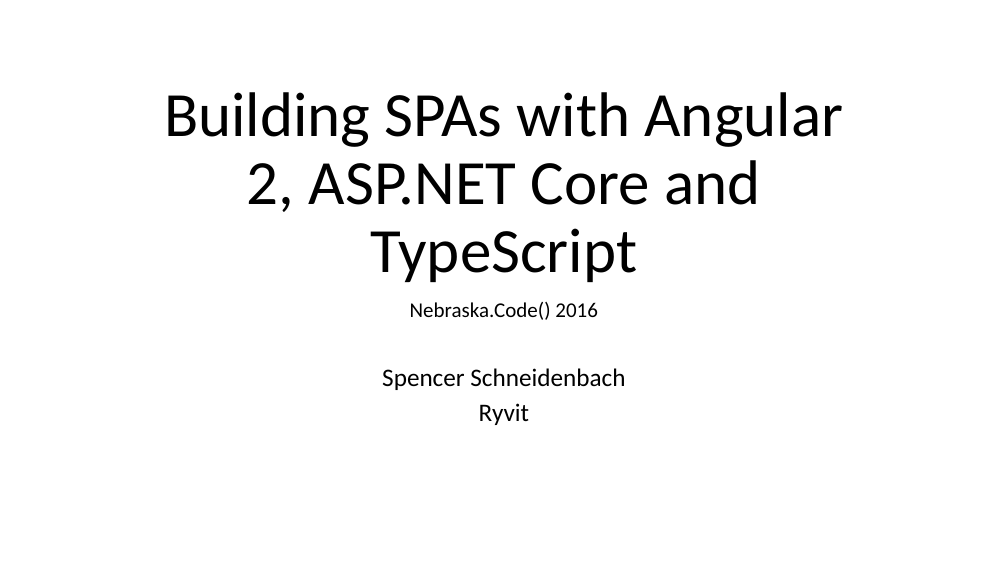
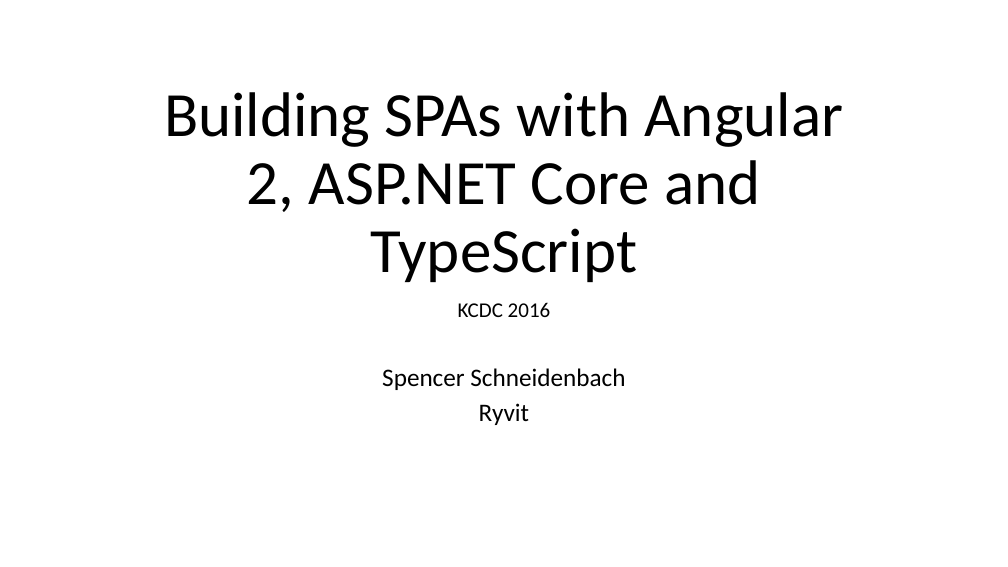
Before and after one commit to schneidenbach/Angular2-AspNetCore-TypeScript-Workshop, a slide deck: slide 1 of slides/0 - Intro.pptx. Drawn at 1008x567 pixels with LibreOffice and Linux fonts; fonts in the diff are those of the drawing. Boxes give left, top, right and bottom in pixels: in the first picture for what was removed or moved away, otherwise in the second. Text is boxed around its words. In the diff, an @@ line names an element or a change of style, - is before the commit and + after.

```diff
--- a/slides/0 - Intro.pptx
+++ b/slides/0 - Intro.pptx
@@ subtitle at box(458, 302, 551, 317): text changed @@
-Nebraska.Code() 2016
+KCDC 2016
```
Also in this commit, not shown: 1 other slide changed, 1 slide added, 3 other files.
